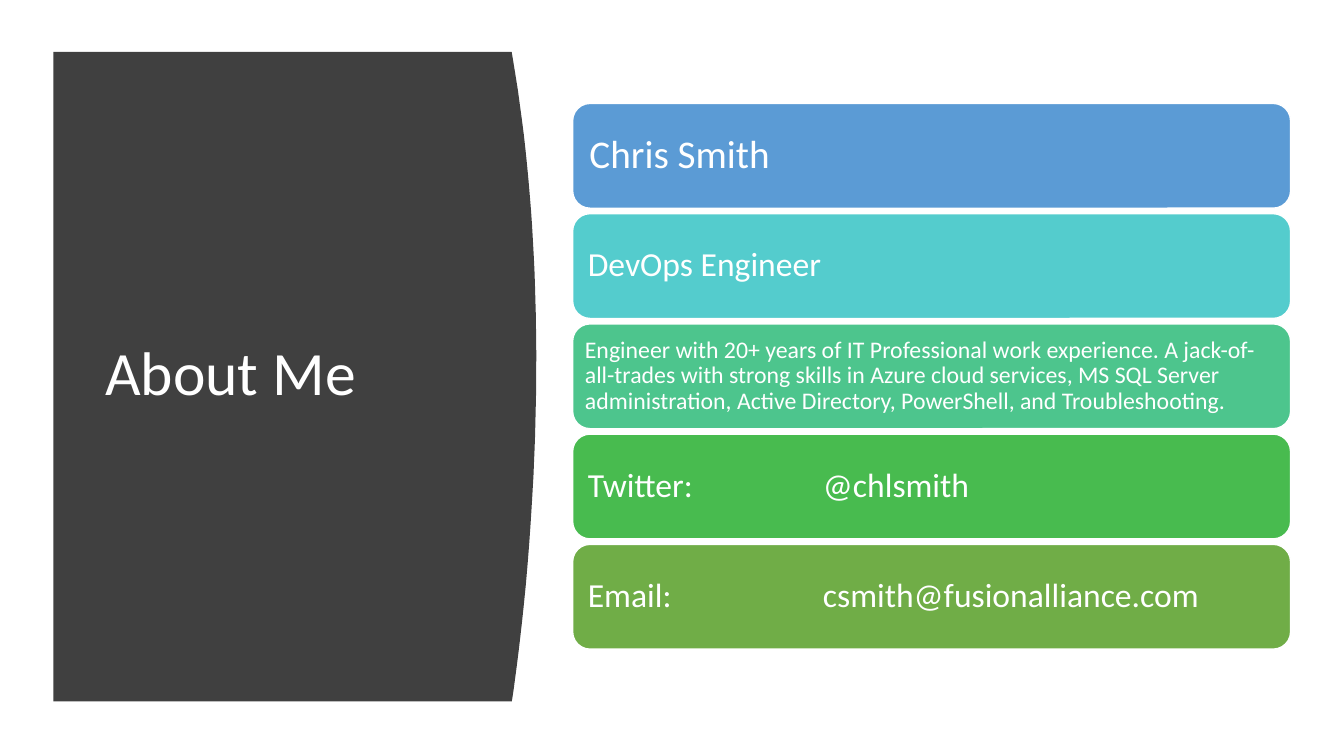
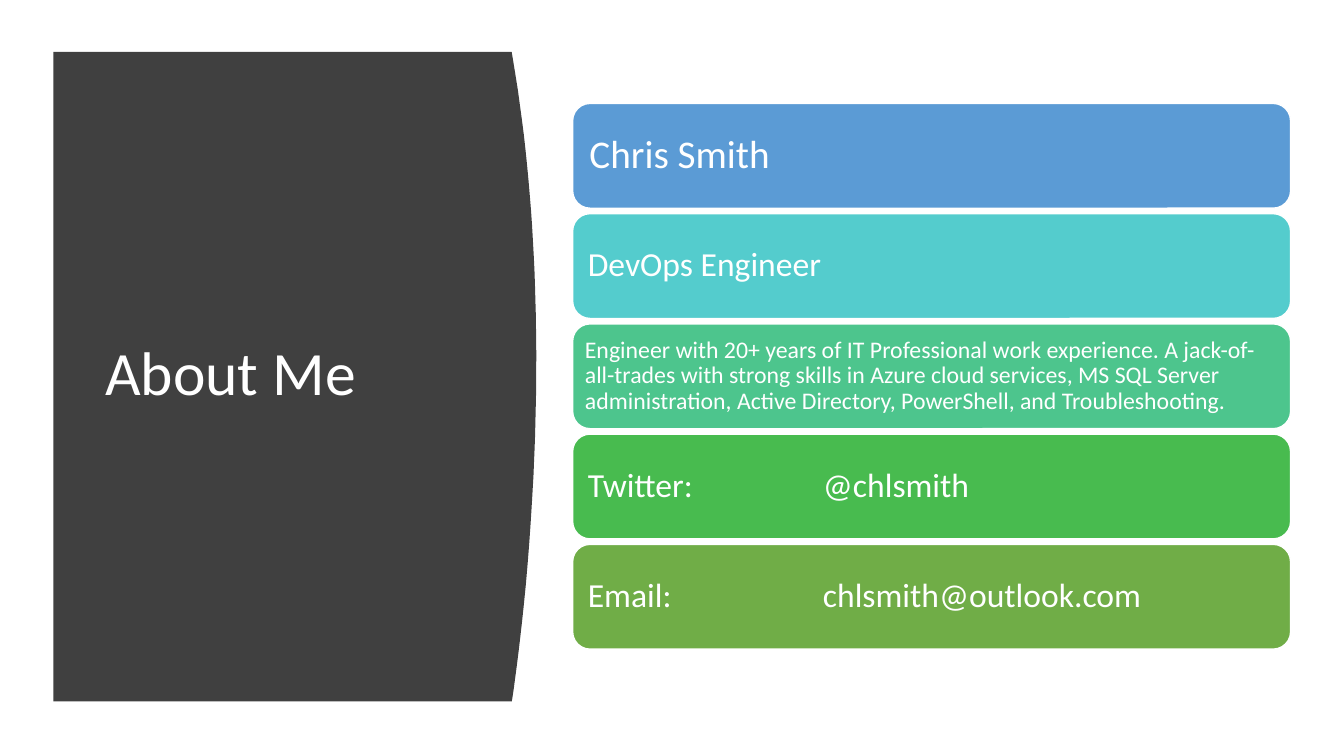
Before and after one commit to chlsmith/sql-on-docker, a slide deck: slide 2 of sql-on-docker.pptx. Drawn at 1344x756 pixels with LibreOffice and Linux fonts; fonts in the diff are those of the drawing. Boxes give left, top, right and bottom in pixels: in the first picture for what was removed or moved away, otherwise in the second. Text is boxed around its words. In the diff, an @@ line names an element or a change of style, - is before the commit and + after.

```diff
--- a/sql-on-docker.pptx
+++ b/sql-on-docker.pptx
@@ text at [588,583,1141,611]: text changed @@
-Email: csmith@fusionalliance.com
+Email: chlsmith@outlook.com
```
Also in this commit, not shown: 2 other slides changed.
